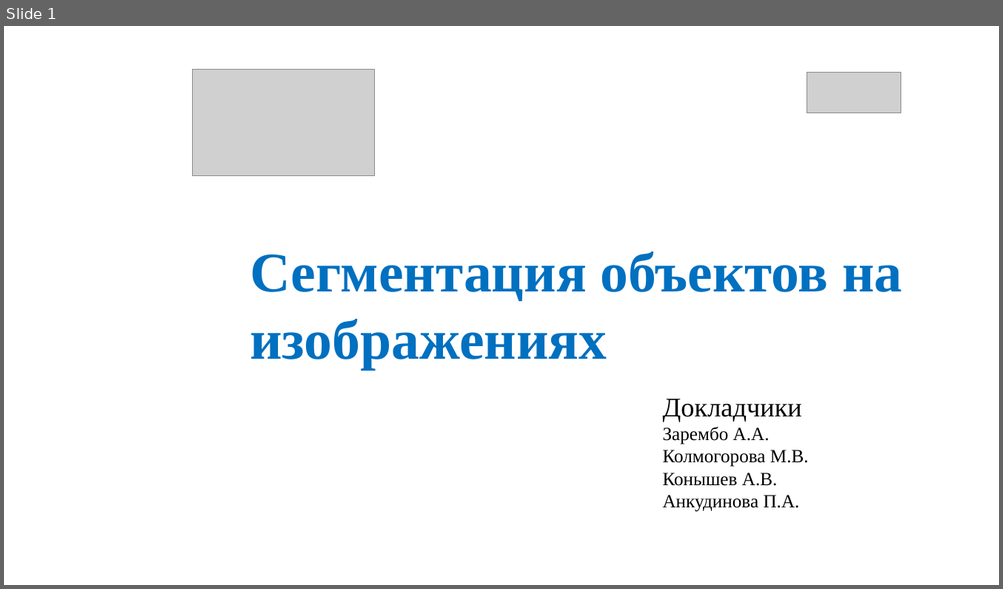
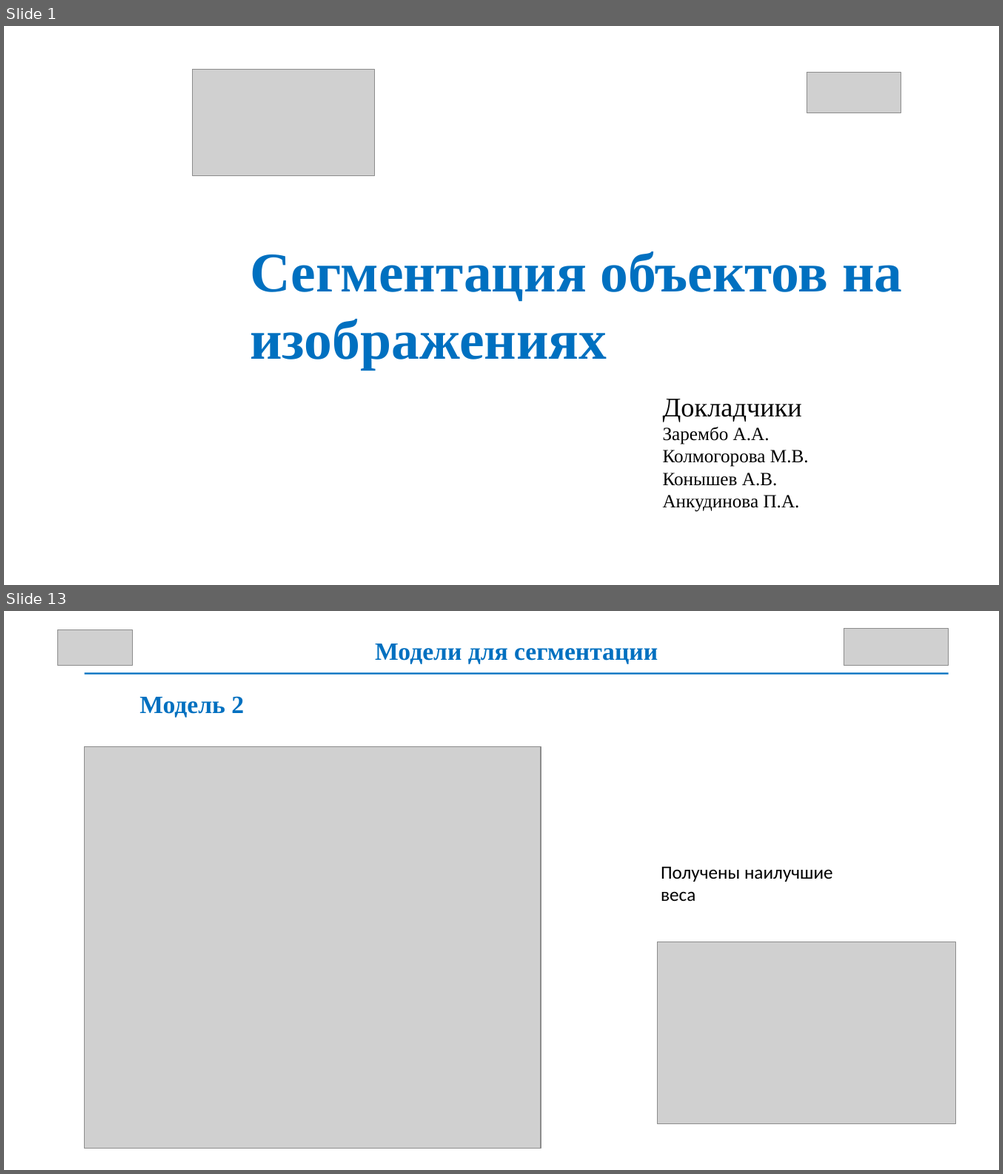
Before and after one commit to lloppy/segmentation, a slide deck: Dpo.pptx. Shown one above the other, each under a label of ours: slide 1 before the commit, slides 1 and 13 after it; the slides between them are not shown. The pictures are 1003x589 and 1003x1174 pixels, drawn with LibreOffice and Linux fonts; fonts in the diff are those of the drawing; grey boxes stand for pictures; background and template pictures are left out. Boxes give left, top, right and bottom in pixels: in the first picture for what was removed or moved away, otherwise in the second. Text is boxed around its words. In the diff, an @@ line names an element or a change of style, - is before the commit and + after.

```diff
--- a/Dpo.pptx
+++ b/Dpo.pptx
@@ slide 13 added at [4, 611, 999, 1170], background #FFFFFF @@
@@ picture added at [57, 629, 131, 666] @@
@@ picture added at [843, 629, 948, 666] @@
@@ text added at [375, 644, 657, 664], 24 pt, text #0070C0, bold @@
+Модели для сегментации
@@ rectangle added at [85, 673, 948, 675], fill #0070C0 @@
@@ text added at [139, 696, 244, 718], 24 pt, text #0070C0, bold @@
+Модель 2
@@ picture added at [85, 748, 540, 1150] @@
@@ text added at [660, 866, 833, 901], 18 pt, text #000000 @@
+Получены наилучшие веса
@@ picture added at [657, 943, 956, 1125] @@
```
Also in this commit, not shown: 4 slides changed, 5 other slides added, 1 slide removed, 1 other file.
